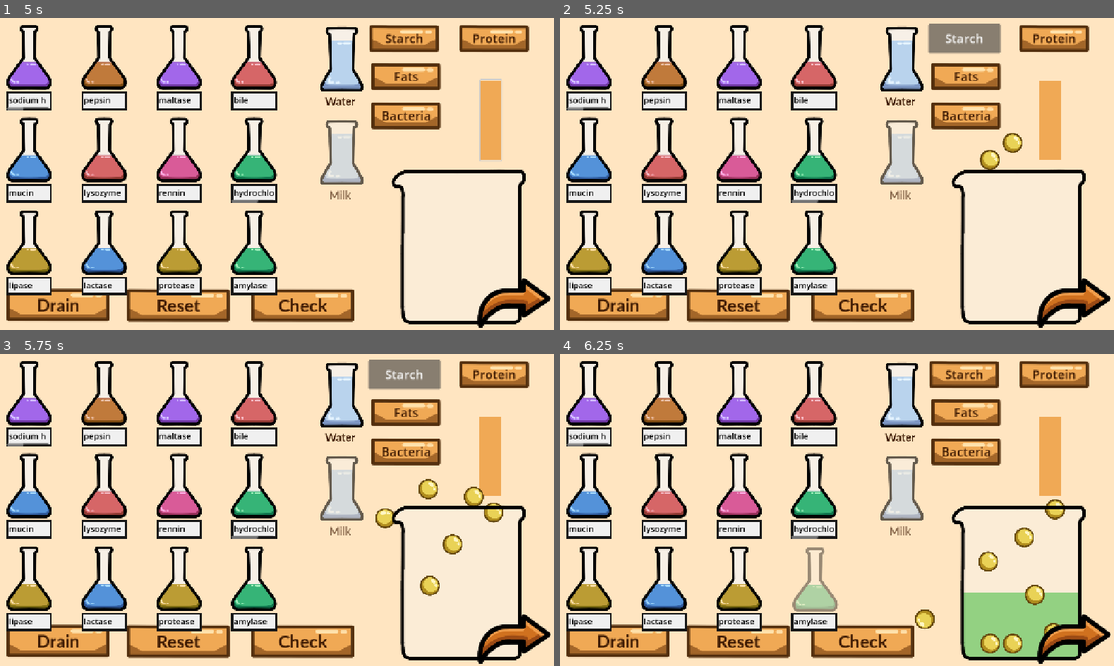
Above: before the commit, frames 1-4 (two rows, left to right).
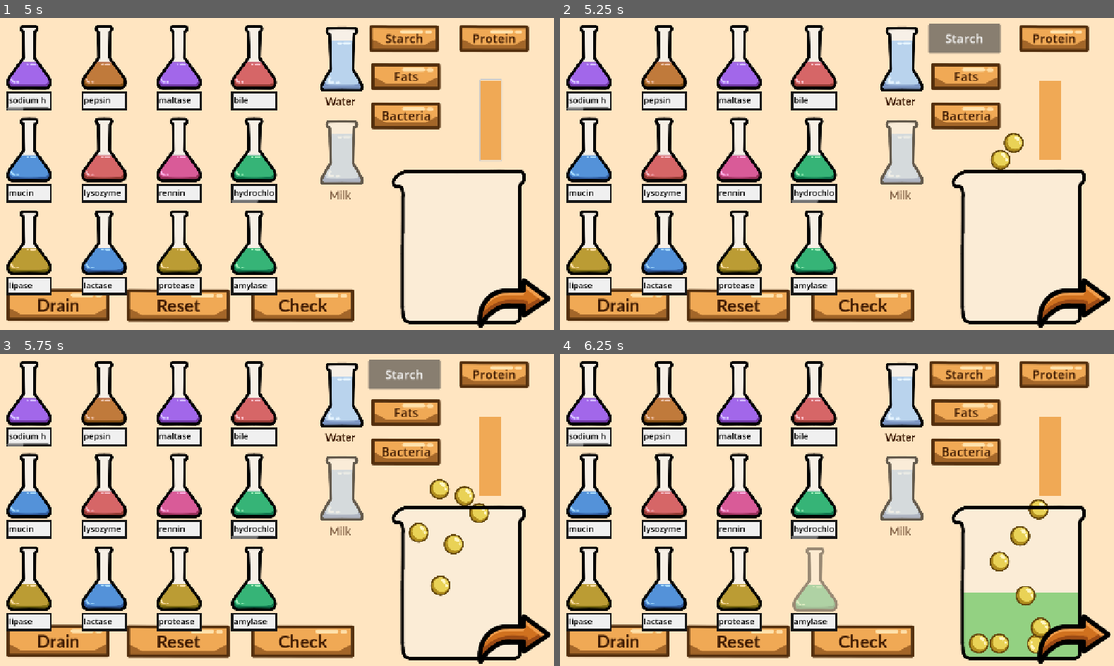
Above: after the commit, the same moments.

Repository: Fae-aof/Digestion-Junction
Game: Godot game, scene res://Digestion Track/track_level.tscn
Same seed, same stepped clock (60 frames per second), same inputs: the game is played once before the commit and once after it. This scene is started directly instead of the project's main scene.
Inputs (mouse positions are in pixels of both pictures, inside the frame that each line leads up to):
- Up to frame 1 (5 s): click (27, 55) at 0.52 s; tap Enter at 1.25 s; move the mouse to (393, 155) at 1.27 s; hold Right 1.28-2 s; tap Alt at 1.35, 4.35 s; click (393, 155) at 1.42 s; click "Drain" at 2 s; move the mouse to (160, 186) at 2.77 s; hold Down 2.78-3.5 s; tap Shift at 2.85 s; click (493, 120) at 3.5 s; move the mouse to (326, 102) at 4.27 s; hold Right from 4.28 s (still down)
- Up to frame 2 (5.25 s): release Right at 5 s; click "Starch" at 5 s
- Up to frame 3 (5.75 s): no input
- Up to frame 4 (6.25 s): move the mouse to (803, 569) at 5.77 s; hold Up from 5.78 s (still down); tap Shift at 5.85 s; click (803, 569) at 5.92 s

Frame 1 is identical in both runs. In frame 2, 0.4% of the frame differs, in the area x 75-84%, y 36-49%; in frame 3, 1.5%; in frame 4, 2.0%, in the area x 64-92%, y 46-96%.

Commit message:
Updates to the digestive track
- Now when the player adds all the correct solutions, the track opens the barrier leading to the next section
- Digestive track can move up and down now
- Different combinations for the different sections can be added now

Diff:
--- /dev/null
+++ b/digestion-junction/Digestion Track/track.gd
@@ -0,0 +1,21 @@
+extends Node2D
+
+@onready var bar1: StaticBody2D = $Container/StaticBody2D
+@onready var bar2: StaticBody2D = $Container2/StaticBody2D
+
+var barriers = []
+
+var mouth_ans = ["mucin", "water", "amylase", "lysozyme"]
+var stomach_ans = ["rennin", "pepsin", "water", "mucin", "hydrochloric acid"]
+
+var answers = [mouth_ans, stomach_ans]
+var current_ans
+
+func _ready() -> void:
+	barriers = [bar1, bar2]
+	current_ans = answers.pop_front()
+
+func area_complete():
+	current_ans = answers.pop_front()
+	var bar = barriers.pop_front()
+	bar.queue_free()
--- /dev/null
+++ b/digestion-junction/Digestion Track/track.tscn
@@ -0,0 +1,74 @@
+[gd_scene format=3 uid="uid://fm5xdxl86qsr"]
+
+[ext_resource type="Script" uid="uid://cu3glyhuik1e4" path="res://Digestion Track/track.gd" id="1_8ygy3"]
+[ext_resource type="Texture2D" uid="uid://cxbyfmv3c2u8c" path="res://Milestone 1 Sprites/883408.png" id="1_cg5vd"]
+[ext_resource type="PackedScene" uid="uid://bkcfulmrtllt3" path="res://Solution Making/container.tscn" id="2_8ygy3"]
+
+[node name="Track" type="Node2D" unique_id=1179901484]
+script = ExtResource("1_8ygy3")
+
+[node name="Funnel" type="StaticBody2D" parent="." unique_id=1876549000]
+position = Vector2(0, 363)
+
+[node name="883408" type="Sprite2D" parent="Funnel" unique_id=1750187022]
+self_modulate = Color(1, 1, 1, 0.65882355)
+scale = Vector2(0.916, 0.916)
+texture = ExtResource("1_cg5vd")
+
+[node name="CollisionPolygon2D" type="CollisionPolygon2D" parent="Funnel" unique_id=1194339792]
+scale = Vector2(0.916, 0.916)
+polygon = PackedVector2Array(-214, -212.8, -214, -148.3, -176, -100.399994, -176, -98.2, -139, -58.199997, -139, -56.100006, -97, -16.199997, -97, -15.100006, -81.877686, 22.925781, -54, 250.79999, -49, 255.79999, -20.899994, 256, 0.2999878, 247, 2.7000122, 247, 30.700012, 225, 33, 225, 51, 202, 52.200012, 202, 54, 198.5, 76.41919, 30.567688, 94.70001, -15, 96.79999, -15, 135.79999, -54, 136.9, -54, 186.9, -113, 188, -113, 212, -147, 214, -147, 214, -212.7, 188.86475, -198.68994, 180.1311, -133.18774, 116.812256, -58.951965, 55.677002, 19.650635, 31.659424, 191.04803, -33.842773, 230.34937, -61.135376, 8.733643, -192.13977, -150.65503, -192.13977, -194.32315)
+
+[node name="Container" parent="." unique_id=1660461192 instance=ExtResource("2_8ygy3")]
+scale = Vector2(1.5875236, 1.1475236)
+
+[node name="CollisionPolygon2D" parent="Container/StaticBody2D" parent_id_path=PackedInt32Array(1660461192, 1005689041) index="0" unique_id=1092906411]
+polygon = PackedVector2Array(108.629074, -110.681175, 97.23441, -116.918, 94.95548, 108.30065, -85.08011, 107.60767, -88.878334, -115.53204, -105.59049, -107.90925, -95.715126, -96.82156, -91.157265, 105.52873, -90.438156, 124.65666, 100.96535, 127.072235, 101.792274, 108.30065, 101.792274, -91.27772)
+
+[node name="Open" type="StaticBody2D" parent="Container" unique_id=927557533]
+visible = false
+
+[node name="CollisionPolygon2D" type="CollisionPolygon2D" parent="Container/Open" unique_id=875507701]
+position = Vector2(0, -21.28241)
+scale = Vector2(1.3164063, 1.443042)
+polygon = PackedVector2Array(-83.73901, 105.10724, -88.878334, -115.53204, -105.59049, -107.90925, -95.715126, -96.82156, -91.157265, 105.52873, -85.08011, 113.8445)
+
+[node name="CollisionPolygon2D2" type="CollisionPolygon2D" parent="Container/Open" unique_id=1582514043]
+position = Vector2(0, -21.28241)
+scale = Vector2(1.3164063, 1.443042)
+polygon = PackedVector2Array(108.629074, -110.681175, 97.23441, -116.918, 94.95548, 108.30065, 99.51334, 114.537476, 101.792274, 108.30065, 101.792274, -91.27772)
+
+[node name="Funnel2" type="StaticBody2D" parent="." unique_id=2047977187]
+position = Vector2(0, 1201)
+
+[node name="883408" type="Sprite2D" parent="Funnel2" unique_id=147252697]
+self_modulate = Color(1, 1, 1, 0.65882355)
+scale = Vector2(0.916, 0.916)
+texture = ExtResource("1_cg5vd")
+
+[node name="CollisionPolygon2D" type="CollisionPolygon2D" parent="Funnel2" unique_id=1966747730]
+scale = Vector2(0.916, 0.916)
+polygon = PackedVector2Array(-214, -212.8, -214, -148.3, -176, -100.399994, -176, -98.2, -139, -58.199997, -139, -56.100006, -97, -16.199997, -97, -15.100006, -81.877686, 22.925781, -54, 250.79999, -49, 255.79999, -20.899994, 256, 0.2999878, 247, 2.7000122, 247, 30.700012, 225, 33, 225, 51, 202, 52.200012, 202, 54, 198.5, 76.41919, 30.567688, 94.70001, -15, 96.79999, -15, 135.79999, -54, 136.9, -54, 186.9, -113, 188, -113, 212, -147, 214, -147, 214, -212.7, 188.86475, -198.68994, 180.1311, -133.18774, 116.812256, -58.951965, 55.677002, 19.650635, 31.659424, 191.04803, -33.842773, 230.34937, -61.135376, 8.733643, -192.13977, -150.65503, -192.13977, -194.32315)
+
+[node name="Container2" parent="." unique_id=792122280 instance=ExtResource("2_8ygy3")]
+position = Vector2(0, 838)
+scale = Vector2(1.5875236, 1.1475236)
+
+[node name="CollisionPolygon2D" parent="Container2/StaticBody2D" parent_id_path=PackedInt32Array(792122280, 1005689041) index="0" unique_id=1092906411]
+polygon = PackedVector2Array(108.629074, -110.681175, 97.23441, -116.918, 94.95548, 108.30065, -85.08011, 107.60767, -88.878334, -115.53204, -105.59049, -107.90925, -95.715126, -96.82156, -91.157265, 105.52873, -87.56711, 127.072235, 101.92237, 125.26053, 101.792274, 108.30065, 101.792274, -91.27772)
+
+[node name="Open" type="StaticBody2D" parent="Container2" unique_id=459558860]
+visible = false
+
+[node name="CollisionPolygon2D" type="CollisionPolygon2D" parent="Container2/Open" unique_id=948849636]
+position = Vector2(0, -21.28241)
+scale = Vector2(1.3164063, 1.443042)
+polygon = PackedVector2Array(-83.73901, 105.10724, -88.878334, -115.53204, -105.59049, -107.90925, -95.715126, -96.82156, -91.157265, 105.52873, -85.08011, 113.8445)
+
+[node name="CollisionPolygon2D2" type="CollisionPolygon2D" parent="Container2/Open" unique_id=1395106565]
+position = Vector2(0, -21.28241)
+scale = Vector2(1.3164063, 1.443042)
+polygon = PackedVector2Array(108.629074, -110.681175, 97.23441, -116.918, 94.95548, 108.30065, 99.51334, 114.537476, 101.792274, 108.30065, 101.792274, -91.27772)
+
+[editable path="Container"]
+[editable path="Container2"]
--- a/digestion-junction/Digestion Track/track_level.gd
+++ b/digestion-junction/Digestion Track/track_level.gd
@@ -4,12 +4,18 @@
 @onready var camera: Camera2D = $Camera2D
 @onready var mixed_scene = preload("res://Solution Making/mixed_solution.tscn")
 @onready var solution_marker: Marker2D = $"Solution Marker"
-@onready var label: RichTextLabel = $"Components List/MarginContainer/Label"
+@onready var label: RichTextLabel = $"Components List/MarginContainer/RichTextLabel"
+@onready var spawner: Node2D = $Spawner
+@onready var part_label: Label = $"Part Label"
 
-var answers = ["mucin", "water", "amylase", "lysozyme"]
+@onready var track: Node2D = $Track
+
+var answers
 var correct = []
 var done_count = 0
 
+func _ready() -> void:
+	answers = track.current_ans
 
 func _on_to_track_pressed() -> void:
 	var tween = create_tween()
@@ -40,9 +46,29 @@
 		label.push_font_size(40)
 		label.push_color("196b00")
 		label.append_text("All Done!")
+		track.area_complete()
 
 func add_solution(components : Array):
 	var new_solution = mixed_scene.instantiate()
 	solution_marker.add_child(new_solution)
 	new_solution.position = Vector2(0, 0)
 	new_solution.fill_up(components)
+
+
+func _on_up_pressed() -> void:
+	var time = 0.4
+	var tween = create_tween()
+	tween.tween_property(track, "global_position", track.global_position + Vector2(0, 250), time)
+	var tweenS = create_tween()
+	tweenS.tween_property(spawner, "global_position", spawner.global_position + Vector2(0, 250), time)
+	var tweenSo = create_tween()
+	tweenSo.tween_property(solution_marker, "global_position", solution_marker.global_position + Vector2(0, 250), time)
+
+func _on_down_pressed() -> void:
+	var time = 0.4
+	var tween = create_tween()
+	tween.tween_property(track, "global_position", track.global_position + Vector2(0, -250), time)
+	var tweenS = create_tween()
+	tweenS.tween_property(spawner, "global_position", spawner.global_position + Vector2(0, -250), time)
+	var tweenSo = create_tween()
+	tweenSo.tween_property(solution_marker, "global_position", solution_marker.global_position + Vector2(0, -250), time)
--- a/digestion-junction/Digestion Track/track_level.tscn
+++ b/digestion-junction/Digestion Track/track_level.tscn
@@ -4,12 +4,11 @@
 [ext_resource type="Script" uid="uid://ce82m4g6pa35i" path="res://Digestion Track/track_level.gd" id="1_vb88u"]
 [ext_resource type="Texture2D" uid="uid://bfgnyi8sbya7r" path="res://Sprites/forward arrow.png" id="2_vb88u"]
 [ext_resource type="Texture2D" uid="uid://bar2076lmp0br" path="res://Sprites/back arrow.png" id="3_uqpas"]
-[ext_resource type="PackedScene" uid="uid://bkcfulmrtllt3" path="res://Solution Making/container.tscn" id="5_fe8wv"]
+[ext_resource type="PackedScene" uid="uid://fm5xdxl86qsr" path="res://Digestion Track/track.tscn" id="5_x4dda"]
 [ext_resource type="PackedScene" uid="uid://co71wxdgxlkv" path="res://Spawner/spawner.tscn" id="6_44aes"]
 [ext_resource type="Script" uid="uid://chscomoh11xkm" path="res://Digestion Track/track_spawner.gd" id="7_44aes"]
 [ext_resource type="Resource" uid="uid://c0fi0s4rej8pk" path="res://Digestion Track/Resources/track_molecules.tres" id="8_nf48s"]
 [ext_resource type="StyleBox" uid="uid://dxe7ss00688x1" path="res://Styleboxes/Button Orange.tres" id="9_bjocj"]
-[ext_resource type="FontFile" uid="uid://7plxl34vckcd" path="res://Fonts/Lato-Bold.ttf" id="10_hoved"]
 
 [sub_resource type="StyleBoxFlat" id="StyleBoxFlat_1vivr"]
 bg_color = Color(1, 0.8980392, 0.75686276, 1)
@@ -42,10 +41,10 @@
 flat = true
 
 [node name="Pour Solution" type="Button" parent="." unique_id=968672212]
-offset_left = 1472.0
-offset_top = 208.0
-offset_right = 1654.0
-offset_bottom = 330.0
+offset_left = 1367.0
+offset_top = 189.0
+offset_right = 1549.0
+offset_bottom = 427.0
 theme_override_colors/font_color = Color(0, 0, 0, 1)
 theme_override_font_sizes/font_size = 42
 text = "Pour"
@@ -66,17 +65,19 @@
 anchor_mode = 0
 
 [node name="Solution Marker" type="Marker2D" parent="." unique_id=785830186]
-position = Vector2(1899, 650)
+position = Vector2(1898.9999, 448)
 scale = Vector2(1.5875236, 1.5875236)
 
-[node name="Container" parent="." unique_id=1660461192 instance=ExtResource("5_fe8wv")]
-position = Vector2(1893, 434)
-scale = Vector2(1.5875236, 1.5875236)
+[node name="Track" parent="." unique_id=1179901484 instance=ExtResource("5_x4dda")]
+position = Vector2(1896, 287)
 
 [node name="Spawner" parent="." unique_id=261790585 instance=ExtResource("6_44aes")]
-position = Vector2(1886, 105)
+position = Vector2(1886, 50)
 script = ExtResource("7_44aes")
 molecule_list = ExtResource("8_nf48s")
+
+[node name="Bottom_Right" parent="Spawner" index="1" unique_id=41511551]
+position = Vector2(157, 23)
 
 [node name="Components List" type="Panel" parent="." unique_id=2067161380]
 anchors_preset = 1
@@ -85,11 +86,11 @@
 offset_left = 887.0
 offset_top = 74.0
 offset_right = 1178.0
-offset_bottom = 479.0
+offset_bottom = 380.0
 grow_horizontal = 0
 theme_override_styles/panel = ExtResource("9_bjocj")
 
-[node name="MarginContainer" type="MarginContainer" parent="Components List" unique_id=673415522]
+[node name="MarginContainer" type="MarginContainer" parent="Components List" unique_id=1269726109]
 layout_mode = 1
 anchors_preset = 15
 anchor_right = 1.0
@@ -101,14 +102,43 @@
 theme_override_constants/margin_right = 20
 theme_override_constants/margin_bottom = 20
 
-[node name="Label" type="RichTextLabel" parent="Components List/MarginContainer" unique_id=1077380256]
+[node name="RichTextLabel" type="RichTextLabel" parent="Components List/MarginContainer" unique_id=815600437]
 layout_mode = 2
-theme_override_colors/default_color = Color(0.42, 0, 0, 1)
-theme_override_fonts/normal_font = ExtResource("10_hoved")
 theme_override_font_sizes/normal_font_size = 24
-bbcode_enabled = true
-autowrap_mode = 2
+
+[node name="Up" type="Button" parent="." unique_id=1498635010]
+offset_left = 2249.8901
+offset_top = 387.0
+offset_right = 2431.8901
+offset_bottom = 509.0
+rotation = 1.5707964
+scale = Vector2(0.745, 0.745)
+icon = ExtResource("3_uqpas")
+flat = true
+
+[node name="Down" type="Button" parent="." unique_id=1200841701]
+offset_left = 2255.8901
+offset_top = 540.0
+offset_right = 2437.8901
+offset_bottom = 662.0
+rotation = 1.5707964
+scale = Vector2(0.745, 0.745)
+icon = ExtResource("2_vb88u")
+flat = true
+
+[node name="Part Label" type="Label" parent="." unique_id=104581283]
+offset_left = 2280.0
+offset_top = 494.0
+offset_right = 2508.0
+offset_bottom = 554.0
+theme_override_colors/font_color = Color(0, 0, 0, 1)
+theme_override_font_sizes/font_size = 36
+text = "At Mouth"
 
 [connection signal="pressed" from="To Track" to="." method="_on_to_track_pressed"]
 [connection signal="pressed" from="Pour Solution" to="." method="_on_pour_solution_pressed"]
 [connection signal="pressed" from="To Lab" to="." method="_on_to_lab_pressed"]
+[connection signal="pressed" from="Up" to="." method="_on_up_pressed"]
+[connection signal="pressed" from="Down" to="." method="_on_down_pressed"]
+
+[editable path="Spawner"]
--- a/digestion-junction/Digestion Track/track_spawner.gd
+++ b/digestion-junction/Digestion Track/track_spawner.gd
@@ -22,8 +22,8 @@
 		for h in dict[i]:
 			var nutrient = i.instantiate()
 			nutrient.global_position = Vector2(randf_range(-x, x), randf_range(-y, y))
-			nutrient.min_time + 15
-			nutrient.max_time + 25
+			nutrient.min_time += 15
+			nutrient.max_time += 25
 			add_child(nutrient)
 
 
@@ -35,7 +35,7 @@
 			for h in randi_range(0, dict.values()[slot]):
 				var nutrient = dict.keys()[slot].instantiate()
 				nutrient.global_position = Vector2(randf_range(-x, x), randf_range(-y, y))
-				nutrient.min_time + 15
-				nutrient.max_time + 25
+				nutrient.min_time += 15
+				nutrient.max_time += 25
 				add_child(nutrient)
 		time = 0
--- a/digestion-junction/Levels/level 4.tscn
+++ b/digestion-junction/Levels/level 4.tscn
@@ -12,8 +12,8 @@
 [node name="Level 3" type="CanvasLayer" unique_id=475761041]
 layer = 2
 script = ExtResource("1_k2mch")
-texts = Array[String](["Final round! We've added sodium hydrogen carbonate and hydrochloric acid!
-They aren't enzymes, they are a base and acid respectively. ", "You see the orange strip? That's a universal indicator. Click it to user it. It turns a dark orange in acids and a dark green in bases. ", "Identify and label the solutions:
+texts = Array[String](["Bacteria is everywhere but we can use lysozyme to get rid of it. You've been given some bacteria to help identify it.", "So you know protease breaks down proteins into polypeptides and amino acids.
+But theres a type of protease called pepsin that only breaks them down into polypeptides.", "Identify and label the solutions:
 amylase, protease, lipase, maltase, mucin, sodium hydrogen carbonate and hydrochloric acid"])
 
 [node name="Solution Maker" parent="." unique_id=447134398 instance=ExtResource("2_5tncv")]
--- a/digestion-junction/Spawner/spawner.tscn
+++ b/digestion-junction/Spawner/spawner.tscn
@@ -9,4 +9,4 @@
 position = Vector2(-82, -26)
 
 [node name="Bottom_Right" type="Marker2D" parent="." unique_id=41511551]
-position = Vector2(161, 17)
+position = Vector2(94, 17)
Not shown, added: digestion-junction/Digestion Track/track.gd.uid
Binary file added: digestion-junction/Milestone 1 Sprites/883408.png
Not shown, added: digestion-junction/Milestone 1 Sprites/883408.png.import
